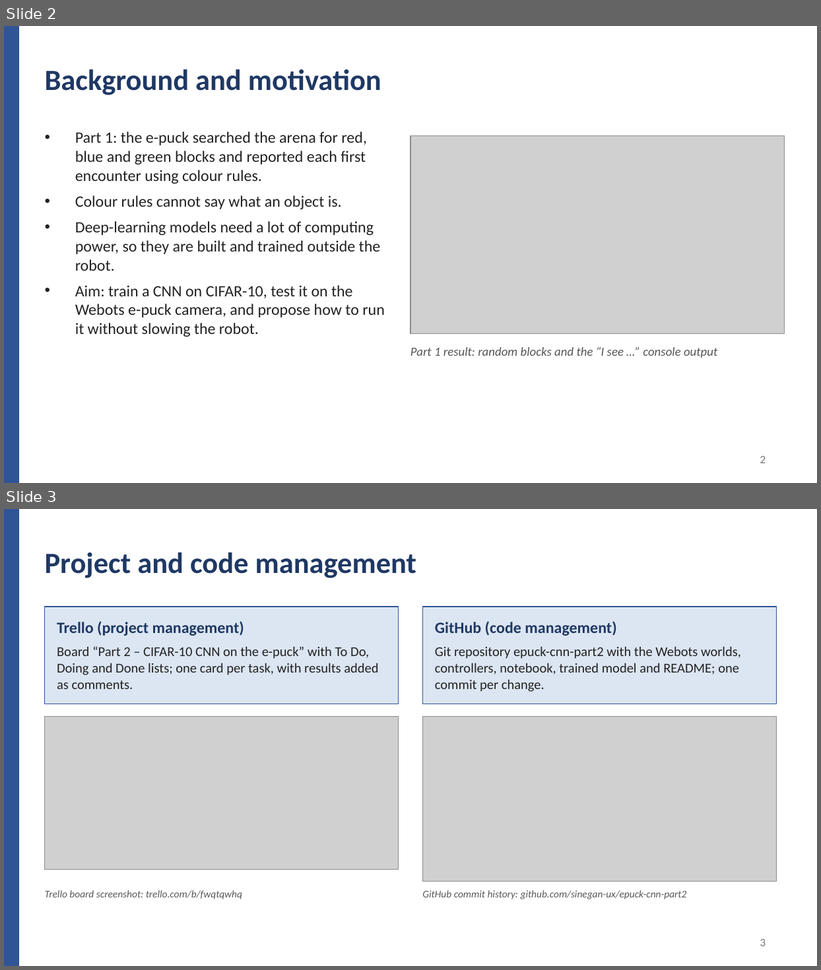
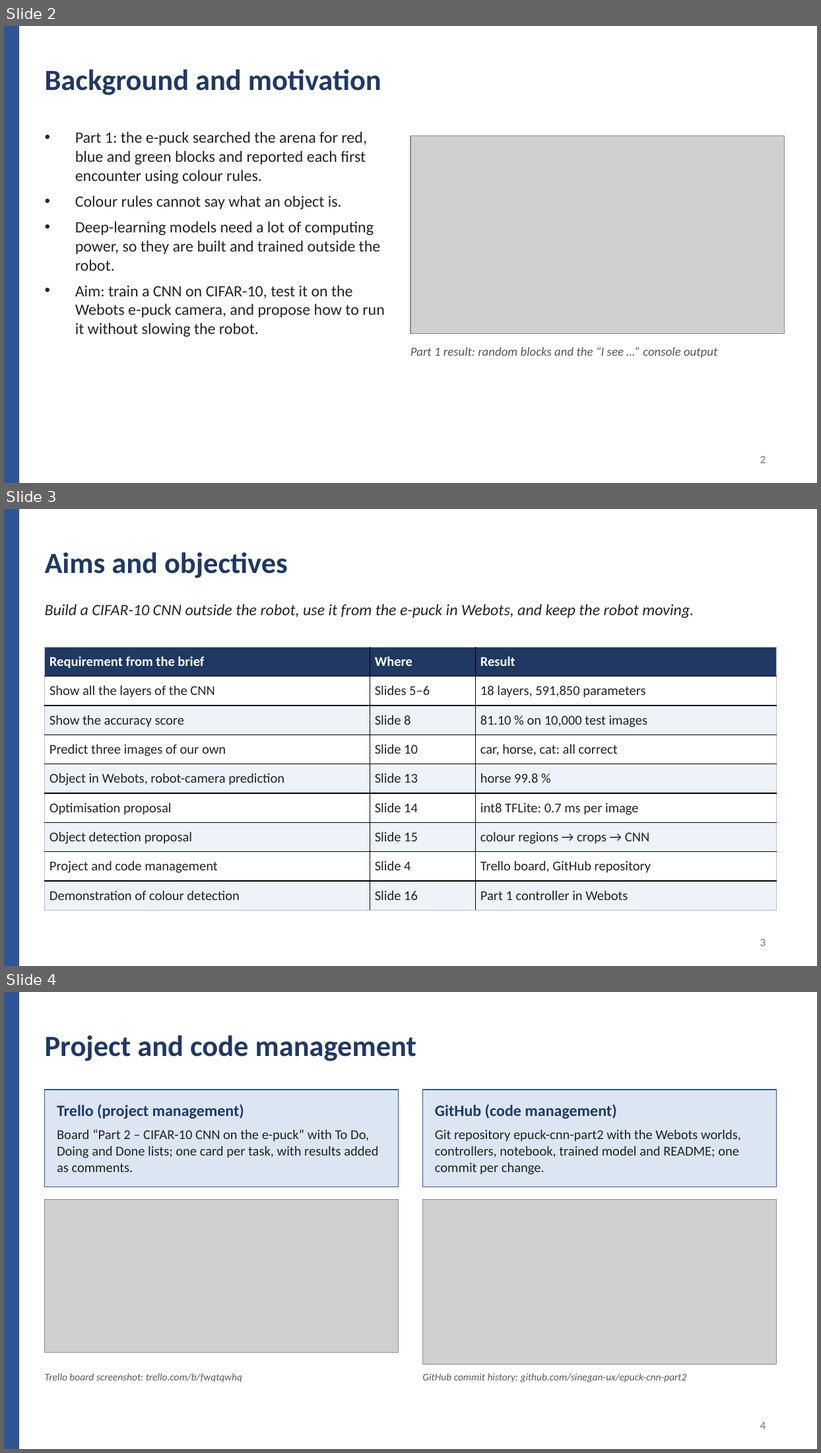
Before and after one commit to sinegan-ux/epuck-cnn-part2, a slide deck: presentation/Project_Part2_Presentation.pptx. Shown one above the other, each under a label of ours: slides 2 and 3 before the commit, slides 2, 3 and 4 after it. The pictures are 821x970 and 821x1453 pixels, drawn with LibreOffice and Linux fonts; fonts in the diff are those of the drawing; grey boxes stand for pictures. Boxes give left, top, right and bottom in pixels: in the first picture for what was removed or moved away, otherwise in the second. Text is boxed around its words. In the diff, an @@ line names an element or a change of style, - is before the commit and + after.

```diff
--- a/presentation/Project_Part2_Presentation.pptx
+++ b/presentation/Project_Part2_Presentation.pptx
@@ slide 3 added at [4, 509, 817, 966], background #FFFFFF @@
@@ rectangle added at [4, 509, 19, 966], fill #2F5597, outline #2F5597 1 pt @@
@@ text added at [45, 552, 288, 578], 26 pt, text #1F3864, bold @@
+Aims and objectives
@@ text added at [45, 604, 694, 618], 14 pt, text #222222, italic @@
+Build a CIFAR-10 CNN outside the robot, use it from the e-puck in Webots, and keep the robot moving.
@@ table added at [45, 647, 776, 911], 9 rows, 3 columns @@
+Requirement from the brief | Where | Result
+Show all the layers of the CNN | Slides 5–6 | 18 layers, 591,850 parameters
+Show the accuracy score | Slide 8 | 81.10 % on 10,000 test images
+Predict three images of our own | Slide 10 | car, horse, cat: all correct
+Object in Webots, robot-camera prediction | Slide 13 | horse 99.8 %
+Optimisation proposal | Slide 14 | int8 TFLite: 0.7 ms per image
+Object detection proposal | Slide 15 | colour regions → crops → CNN
+Project and code management | Slide 4 | Trello board, GitHub repository
+Demonstration of colour detection | Slide 16 | Part 1 controller in Webots
@@ page number added at [760, 939, 766, 947], 10 pt, text #777777 @@
+3
@@ what was slide 3 is now slide 4 @@
@@ page number at [760, 1422, 766, 1430]: text changed @@
-3
+4
```
Also in this commit, not shown: 3 slides changed, 5 other slides added.
